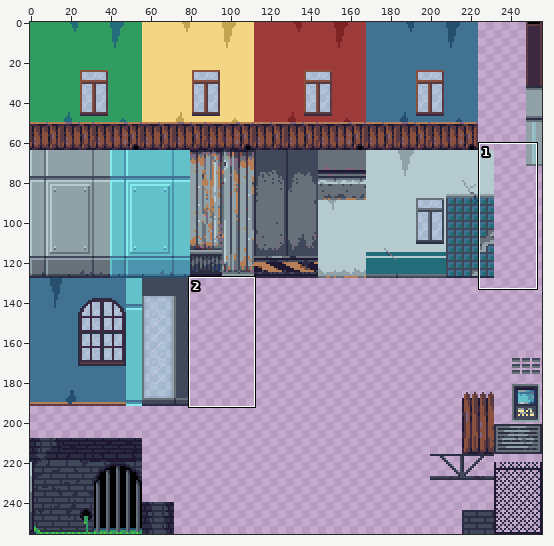
File history of a pixel-art file, Assets/Tileset/Rooms.ase. Above: a wide view before the commit, with the close-up outlined.
Close-up. First the earlier version:
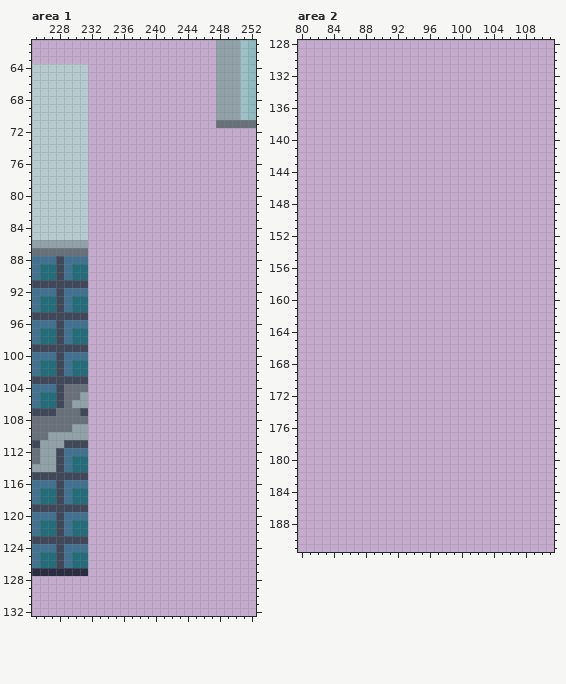
256x256 pixels, 1 frame. Shown: area 1: x 225..252, y 61..132; area 2: x 80..111, y 128..191. The commit also changed other parts of the picture, which this record leaves out.
New version:
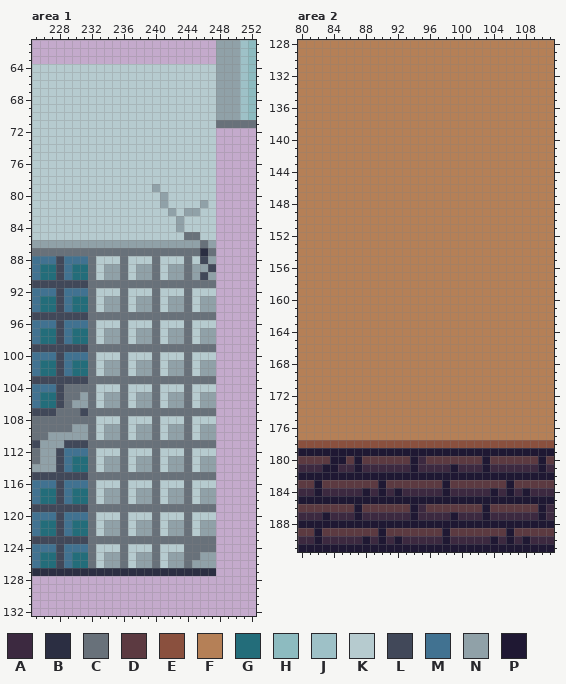
Palette (. is transparent): A #3c2940  B #2b2e42  C #68717a  D #5c3a41  E #8a503e  F #b58057  G #236d7a  H #8dbbc0  J #9ec1c7  K #b6cbcf  L #414859  M #417291  N #90a1a8  P #1f1833
From old to new:
Changed rows in their new state; - is an unchanged pixel.
Area 1, layer "Walls":
first column x 232:
 64 KKKKKKKKKKKKKKKK
 65 KKKKKKKKKKKKKKKK
 66 KKKKKKKKKKKKKKKK
 67 KKKKKKKKKKKKKKKK
 68 KKKKKKKKKKKKKKKK
 69 KKKKKKKKKKKKKKKK
 70 KKKKKKKKKKKKKKKK
 71 KKKKKKKKKKKKKKKK
 72 KKKKKKKKKKKKKKKK
 73 KKKKKKKKKKKKKKKK
 74 KKKKKKKKKKKKKKKK
 75 KKKKKKKKKKKKKKKK
 76 KKKKKKKKKKKKKKKK
 77 KKKKKKKKKKKKKKKK
 78 KKKKKKKKKKKKKKKK
 79 KKKKKKKKNKKKKKKK
 80 KKKKKKKKKNKKKKKK
 81 KKKKKKKKKNKKKKNK
 82 KKKKKKKKKKNKNNKK
 83 KKKKKKKKKKKNKKKK
 84 KKKKKKKKKKKNKKKK
 85 KKKKKKKKKKKKCCKK
 86 NNNNNNNNNNNNNNCN
 87 CCCCCCCCCCCCCCBC
 88 CKKKCKKKCKKKCKLN
 89 CKNNCKNNCKNNCNNL
 90 CKNNCKNNCKNNCNLN
 91 CCCCCCCCCCCCCCCC
 92 CKKKCKKKCKKKCKKK
 93 CKNNCKNNCKNNCKNN
 94 CKNNCKNNCKNNCKNN
 95 CCCCCCCCCCCCCCCC
 96 CKKKCKKKCKKKCKKK
 97 CKNNCKNNCKNNCKNN
 98 CKNNCKNNCKNNCKNN
 99 CCCCCCCCCCCCCCCC
100 CKKKCKKKCKKKCKKK
101 CKNNCKNNCKNNCKNN
102 CKNNCKNNCKNNCKNN
103 CCCCCCCCCCCCCCCC
104 CKKKCKKKCKKKCKKK
105 CKNNCKNNCKNNCKNN
106 CKNNCKNNCKNNCKNN
107 CCCCCCCCCCCCCCCC
108 CKKKCKKKCKKKCKKK
109 CKNNCKNNCKNNCKNN
110 CKNNCKNNCKNNCKNN
111 CCCCCCCCCCCCCCCC
112 CKKKCKKKCKKKCKKK
113 CKNNCKNNCKNNCKNN
114 CKNNCKNNCKNNCKNN
115 CCCCCCCCCCCCCCCC
116 CKKKCKKKCKKKCKKK
117 CKNNCKNNCKNNCKNN
118 CKNNCKNNCKNNCKNN
119 CCCCCCCCCCCCCCCC
120 CKKKCKKKCKKKCKKK
121 CKNNCKNNCKNNCKNN
122 CKNNCKNNCKNNCKNN
123 CCCCCCCCCCCCCCCC
124 CKKKCKKKCKKKCCCC
125 CKNNCKNNCKNNCCNN
126 CKNNCKNNCKNNCNNN
127 BBBBBBBBBBBBBBBB
Area 2, layer "Walls":
first column x 80:
128 FFFFFFFFFFFFFFFFFFFFFFFFFFFFFFFF
129 FFFFFFFFFFFFFFFFFFFFFFFFFFFFFFFF
130 FFFFFFFFFFFFFFFFFFFFFFFFFFFFFFFF
131 FFFFFFFFFFFFFFFFFFFFFFFFFFFFFFFF
132 FFFFFFFFFFFFFFFFFFFFFFFFFFFFFFFF
133 FFFFFFFFFFFFFFFFFFFFFFFFFFFFFFFF
134 FFFFFFFFFFFFFFFFFFFFFFFFFFFFFFFF
135 FFFFFFFFFFFFFFFFFFFFFFFFFFFFFFFF
136 FFFFFFFFFFFFFFFFFFFFFFFFFFFFFFFF
137 FFFFFFFFFFFFFFFFFFFFFFFFFFFFFFFF
138 FFFFFFFFFFFFFFFFFFFFFFFFFFFFFFFF
139 FFFFFFFFFFFFFFFFFFFFFFFFFFFFFFFF
140 FFFFFFFFFFFFFFFFFFFFFFFFFFFFFFFF
141 FFFFFFFFFFFFFFFFFFFFFFFFFFFFFFFF
142 FFFFFFFFFFFFFFFFFFFFFFFFFFFFFFFF
143 FFFFFFFFFFFFFFFFFFFFFFFFFFFFFFFF
144 FFFFFFFFFFFFFFFFFFFFFFFFFFFFFFFF
145 FFFFFFFFFFFFFFFFFFFFFFFFFFFFFFFF
146 FFFFFFFFFFFFFFFFFFFFFFFFFFFFFFFF
147 FFFFFFFFFFFFFFFFFFFFFFFFFFFFFFFF
148 FFFFFFFFFFFFFFFFFFFFFFFFFFFFFFFF
149 FFFFFFFFFFFFFFFFFFFFFFFFFFFFFFFF
150 FFFFFFFFFFFFFFFFFFFFFFFFFFFFFFFF
151 FFFFFFFFFFFFFFFFFFFFFFFFFFFFFFFF
152 FFFFFFFFFFFFFFFFFFFFFFFFFFFFFFFF
153 FFFFFFFFFFFFFFFFFFFFFFFFFFFFFFFF
154 FFFFFFFFFFFFFFFFFFFFFFFFFFFFFFFF
155 FFFFFFFFFFFFFFFFFFFFFFFFFFFFFFFF
156 FFFFFFFFFFFFFFFFFFFFFFFFFFFFFFFF
157 FFFFFFFFFFFFFFFFFFFFFFFFFFFFFFFF
158 FFFFFFFFFFFFFFFFFFFFFFFFFFFFFFFF
159 FFFFFFFFFFFFFFFFFFFFFFFFFFFFFFFF
160 FFFFFFFFFFFFFFFFFFFFFFFFFFFFFFFF
161 FFFFFFFFFFFFFFFFFFFFFFFFFFFFFFFF
162 FFFFFFFFFFFFFFFFFFFFFFFFFFFFFFFF
163 FFFFFFFFFFFFFFFFFFFFFFFFFFFFFFFF
164 FFFFFFFFFFFFFFFFFFFFFFFFFFFFFFFF
165 FFFFFFFFFFFFFFFFFFFFFFFFFFFFFFFF
166 FFFFFFFFFFFFFFFFFFFFFFFFFFFFFFFF
167 FFFFFFFFFFFFFFFFFFFFFFFFFFFFFFFF
168 FFFFFFFFFFFFFFFFFFFFFFFFFFFFFFFF
169 FFFFFFFFFFFFFFFFFFFFFFFFFFFFFFFF
170 FFFFFFFFFFFFFFFFFFFFFFFFFFFFFFFF
171 FFFFFFFFFFFFFFFFFFFFFFFFFFFFFFFF
172 FFFFFFFFFFFFFFFFFFFFFFFFFFFFFFFF
173 FFFFFFFFFFFFFFFFFFFFFFFFFFFFFFFF
174 FFFFFFFFFFFFFFFFFFFFFFFFFFFFFFFF
175 FFFFFFFFFFFFFFFFFFFFFFFFFFFFFFFF
176 FFFFFFFFFFFFFFFFFFFFFFFFFFFFFFFF
177 FFFFFFFFFFFFFFFFFFFFFFFFFFFFFFFF
178 EEEEEEEEEEEEEEEEEEEEEEEEEEEEEEEE
179 PPPPPPPPPPPPPPPPPPPPPPPPPPPPPPPP
180 DDDDPPDPDDDDDDPADDDDDDDPDDDDDDPD
181 AAAPPAAPAAAAAAPAAAAPAAAPAAAAAAPA
182 PPPPPPPPPPPPPPPPPPPPPPPPPPPPPPPP
183 DDPDDDDDDDPDDDDDDDPDDDDDDDPDDDDD
184 AAPAAAAAPAPAPAAAAAPAAAAAPAPAPAAA
185 PPPPPPPPPPPPPPPPPPPPPPPPPPPPPPPP
186 DDDDDDDPDDDDDDPADDDDDDDPDDDDDDPA
187 AAAPAAAPAAAAAAPAAAAPAAAPAAAAAAPA
188 PPPPPPPPPPPPPPPPPPPPPPPPPPPPPPPP
189 DDPDDDDDDDPDDDDDDDPDDDDDDDPDDDDD
190 AAPAAAAAPAPAPAAAAAPAAAAAPAPAPAAA
191 PPPPPPPPPPPPPPPPPPPPPPPPPPPPPPPP
Pixel boxes of the changes (left, top, right, bottom) in both close-ups:
added: (88, 64, 216, 576)
added: (298, 40, 554, 552)
